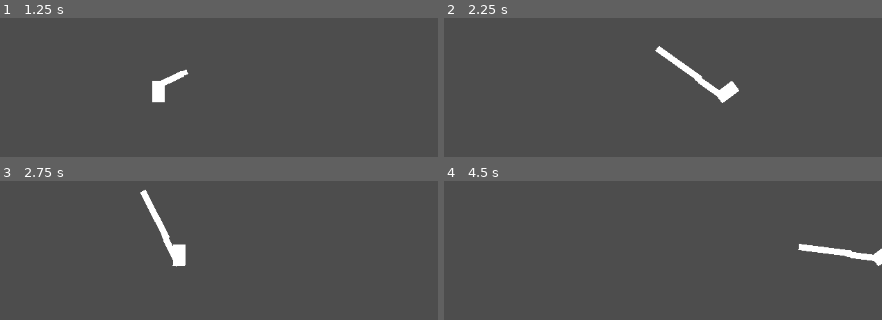
Above: before the commit, frames 1-4 (two rows, left to right).
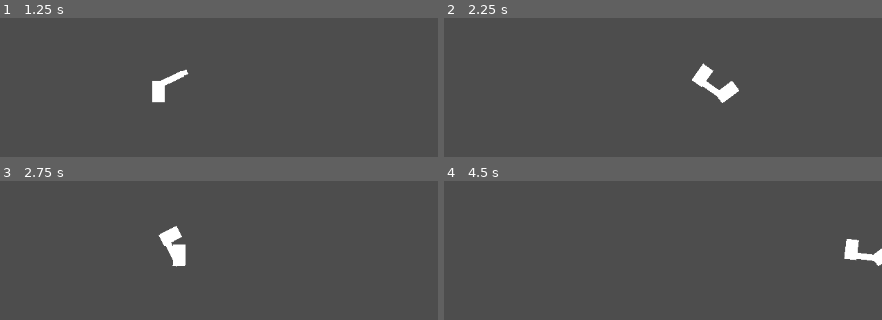
Above: after the commit, the same moments.

Repository: JakeTheHermitCrab/GodotGame-FlashSpace
Game: Godot game, scene res://scenes/main.tscn
The game is run twice, just before and just after one commit, with the same random seed, the same clock (stepped at 60 frames per second) and the same inputs.
Inputs (mouse positions are in pixels of both pictures, inside the frame that each line leads up to):
- Up to frame 1 (1.25 s): tap Enter (ui_accept) at 0.5, 0.77 s; move the mouse to (214, 59) at 0.52 s; hold D (right) from 0.53 s (still down); tap 1 (itemSlot1) at 0.6 s; click (214, 59) at 0.67 s
- Up to frame 2 (2.25 s): move the mouse to (outside the picture) at 1.27 s; tap 2 (itemSlot2) at 1.35 s; tap Enter (ui_accept) at 1.52 s; move the mouse to (outside the picture) at 2.02 s; release D (right) at 2.03 s; hold A (left) from 2.03 s (still down); tap 3 (itemSlot3) at 2.1 s
- Up to frame 3 (2.75 s): keep holding A (left)
- Up to frame 4 (4.5 s): move the mouse to (outside the picture) at 2.77 s; release A (left) at 2.78 s; hold D (right) 2.78-4.28 s; tap 1 (itemSlot1) at 2.85 s; click (outside the picture) at 2.92 s; tap Enter (ui_accept) at 3.02, 3.77 s; move the mouse to (724, 311) at 3.52 s; tap 2 (itemSlot2) at 3.6 s; move the mouse to (outside the picture) at 4.27 s; hold A (left) from 4.28 s (still down); tap 3 (itemSlot3) at 4.35 s

Frame 1 is identical in both runs. In frame 2, 0.8% of the frame differs, in the area x 48-62%, y 20-50%; in frame 3, 0.8%; in frame 4, 0.8%.

Commit message:
continued to work on item switching
pretty much finished this system

Diff:
--- a/project.godot
+++ b/project.godot
@@ -14,6 +14,10 @@
 run/main_scene="uid://r85ns0x48o3j"
 config/features=PackedStringArray("4.6", "Forward Plus")
 config/icon="res://icon.svg"
+
+[autoload]
+
+Global="*uid://djwa5fgkyws31"
 
 [input]
 
--- /dev/null
+++ b/scenes/compas.tscn
@@ -0,0 +1,16 @@
+[gd_scene format=3 uid="uid://dawsnfcxawrmi"]
+
+[ext_resource type="Script" uid="uid://c7ubjahkfdoh8" path="res://scripts/compas.gd" id="1_m41mg"]
+
+[sub_resource type="RectangleShape2D" id="RectangleShape2D_qaux6"]
+size = Vector2(18, 29)
+
+[node name="compas" type="Area2D" unique_id=1363159827]
+script = ExtResource("1_m41mg")
+
+[node name="Polygon2D" type="Polygon2D" parent="." unique_id=114885981]
+polygon = PackedVector2Array(-1, -7, 17, -7, 17, 22, -1, 22)
+
+[node name="CollisionShape2D" type="CollisionShape2D" parent="." unique_id=339439718]
+position = Vector2(8, 7.5)
+shape = SubResource("RectangleShape2D_qaux6")
--- a/scenes/main.tscn
+++ b/scenes/main.tscn
@@ -5,6 +5,7 @@
 [ext_resource type="PackedScene" uid="uid://bwn71a3u6m4d" path="res://scenes/playerArm.tscn" id="2_0wfyh"]
 [ext_resource type="PackedScene" uid="uid://cbokvjx62lqru" path="res://scenes/flash_light.tscn" id="3_sugp2"]
 [ext_resource type="PackedScene" uid="uid://cfm5cgsjsj8aq" path="res://scenes/shotgun.tscn" id="5_tbgi4"]
+[ext_resource type="PackedScene" uid="uid://dawsnfcxawrmi" path="res://scenes/compas.tscn" id="6_tefeu"]
 
 [node name="main" type="Node" unique_id=941396977]
 script = ExtResource("1_jyhfs")
@@ -21,8 +22,12 @@
 [node name="shotgun" parent="player/playerArm" unique_id=1518196179 instance=ExtResource("5_tbgi4")]
 position = Vector2(37, 5)
 
+[node name="compas" parent="player/playerArm" unique_id=1363159827 instance=ExtResource("6_tefeu")]
+position = Vector2(30, 0)
+
 [connection signal="itemSwitch1" from="." to="player" method="_on_main_item_switch_1"]
 [connection signal="itemSwitch2" from="." to="player" method="_on_main_item_switch_2"]
 [connection signal="itemSwitch3" from="." to="player" method="_on_main_item_switch_3"]
+[connection signal="compassSwitch" from="player" to="player/playerArm/compas" method="_on_player_compass_switch"]
 [connection signal="flashLightSwitch" from="player" to="player/playerArm/flashLight" method="_on_player_flash_light_switch"]
 [connection signal="shotGunSwitch" from="player" to="player/playerArm/shotgun" method="_on_player_shot_gun_switch"]
--- a/scenes/shotgun.gd
+++ /dev/null
@@ -1,12 +0,0 @@
-extends Area2D
-
-
-# Called when the node enters the scene tree for the first time.
-func _ready() -> void:
-	hide()
-
-
-
-
-func _on_player_shot_gun_switch() -> void:
-	show()
--- a/scenes/shotgun.tscn
+++ b/scenes/shotgun.tscn
@@ -1,6 +1,6 @@
 [gd_scene format=3 uid="uid://cfm5cgsjsj8aq"]
 
-[ext_resource type="Script" uid="uid://okwf2jsjekgy" path="res://scenes/shotgun.gd" id="1_voyse"]
+[ext_resource type="Script" uid="uid://okwf2jsjekgy" path="res://scripts/shotgun.gd" id="1_voyse"]
 
 [sub_resource type="RectangleShape2D" id="RectangleShape2D_5ptbe"]
 size = Vector2(77, 9)
--- /dev/null
+++ b/scripts/compas.gd
@@ -0,0 +1,21 @@
+extends Area2D
+
+
+func _start():
+	hide()
+
+func _physics_process(delta):
+	compassHide()
+
+func _on_player_compass_switch() -> void:
+	show()
+	print("compass")
+
+
+func compassHide():
+	if Global.isCompassSelected == 0:
+		hide()
+		set_process(false)
+	if Global.isCompassSelected == 1:
+		show()
+		set_process(true)
--- a/scripts/flashLight.gd
+++ b/scripts/flashLight.gd
@@ -3,11 +3,15 @@
 signal flashClick
 signal flashNotClick
 
-func _process(delta):
+
+
+func _physics_process(delta):
+	flashHide()
 	if Input.is_mouse_button_pressed(MOUSE_BUTTON_LEFT):
 		emit_signal("flashClick")
 	else:
 		emit_signal("flashNotClick")
+
 
 #google for later: is there a way to get input from a mouse that is holding down left click godot
 
@@ -15,3 +19,13 @@
 func _on_player_flash_light_switch() -> void:
 	show()
 	print("flashlight")
+
+func flashHide():
+	if Global.isFlashSelected == 0:
+		hide()
+		set_process(false)
+
+
+	if Global.isFlashSelected == 1:
+		show()
+		set_process(true)
--- /dev/null
+++ b/scripts/global.gd
@@ -0,0 +1,5 @@
+extends Node
+
+var isFlashSelected = 1
+var isGunSelected = 0
+var isCompassSelected = 0
--- a/scripts/main.gd
+++ b/scripts/main.gd
@@ -3,6 +3,7 @@
 signal itemSwitch1
 signal itemSwitch2
 signal itemSwitch3
+
 
 func _process(delta):
 	if Input.is_action_just_pressed("itemSlot1"):
--- a/scripts/player.gd
+++ b/scripts/player.gd
@@ -19,11 +19,20 @@
 signal flashLightSwitch
 func _on_main_item_switch_1() -> void:
 	emit_signal("flashLightSwitch")
+	Global.isFlashSelected = 1
+	Global.isGunSelected = 0
+	Global.isCompassSelected = 0
 
 signal shotGunSwitch
 func _on_main_item_switch_2() -> void:
 	emit_signal("shotGunSwitch")
+	Global.isFlashSelected = 0
+	Global.isGunSelected = 1
+	Global.isCompassSelected = 0
 #
-#signal compassSwitch
-#func _on_main_item_switch_3() -> void:
-	#pass # Replace with function body.
+signal compassSwitch
+func _on_main_item_switch_3() -> void:
+	emit_signal("compassSwitch")
+	Global.isFlashSelected = 0
+	Global.isGunSelected = 0
+	Global.isCompassSelected = 1
--- /dev/null
+++ b/scripts/shotgun.gd
@@ -0,0 +1,24 @@
+extends Area2D
+
+
+# Called when the node enters the scene tree for the first time.
+func _ready() -> void:
+	hide()
+
+func _physics_process(delta):
+	gunHide()
+
+
+func _on_player_shot_gun_switch() -> void:
+	show()
+	print("shotGun")
+
+
+func gunHide():
+	if Global.isGunSelected == 0:
+		hide()
+		set_process(false)
+
+	if Global.isGunSelected == 1:
+		show()
+		set_process(true)
Not shown, added: scripts/compas.gd.uid
Not shown, added: scripts/global.gd.uid
Renamed: scenes/shotgun.gd.uid -> scripts/shotgun.gd.uid
